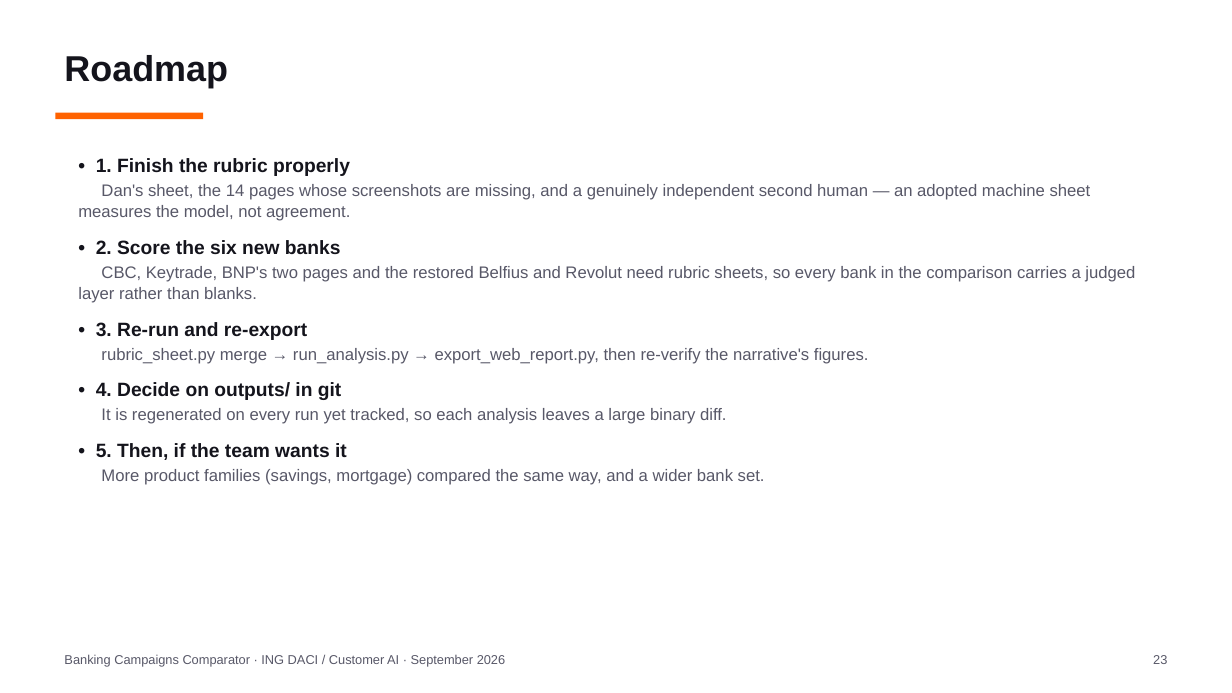
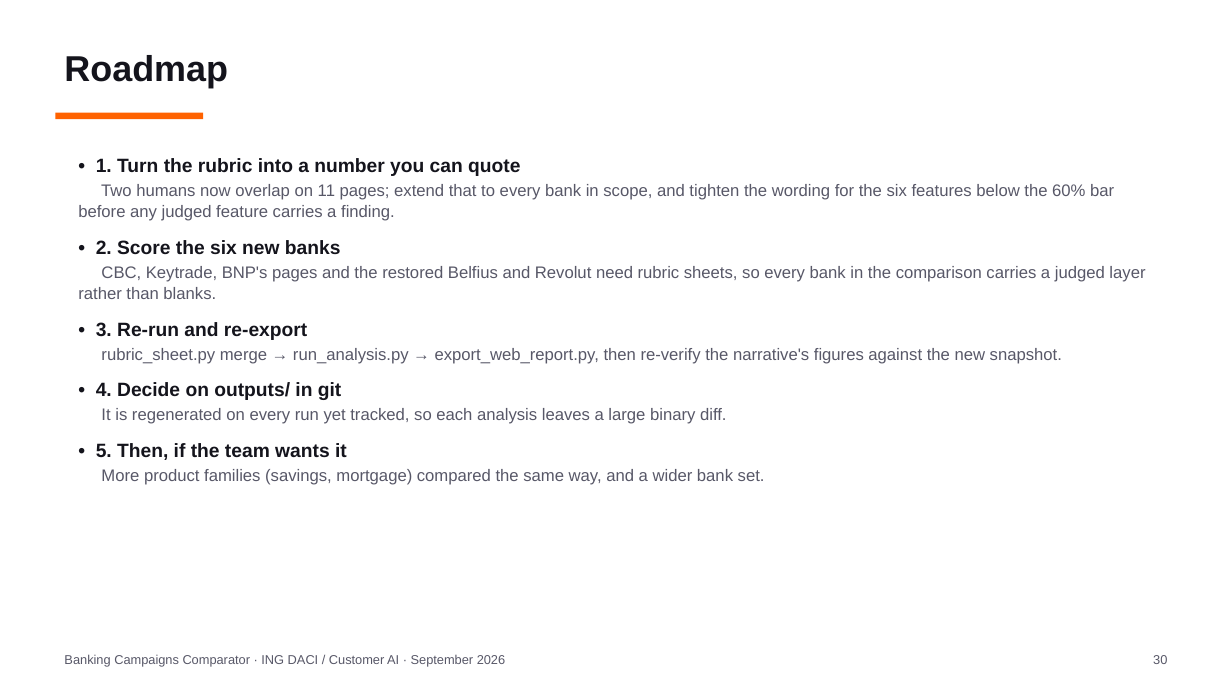
Before and after one commit to Siegried81/ing-usecase, a slide deck: slide 30 of docs/Banking_Campaigns_Comparator.pptx (slide 23 before the commit). Drawn at 1232x693 pixels with LibreOffice and Linux fonts; fonts in the diff are those of the drawing. Boxes give left, top, right and bottom in pixels: in the first picture for what was removed or moved away, otherwise in the second. Text is boxed around its words. In the diff, an @@ line names an element or a change of style, - is before the commit and + after.

```diff
--- a/docs/Banking_Campaigns_Comparator.pptx
+++ b/docs/Banking_Campaigns_Comparator.pptx
@@ text at [78, 158, 1114, 221]: text changed @@
-• 1. Finish the rubric properly
-Dan's sheet, the 14 pages whose screenshots are missing, and a genuinely independent second human — an adopted machine sheet measures the model, not agreement.
+• 1. Turn the rubric into a number you can quote
+Two humans now overlap on 11 pages; extend that to every bank in scope, and tighten the wording for the six features below the 60% bar before any judged feature carries a finding.
@@ text at [78, 266, 1145, 299]: text changed @@
-CBC, Keytrade, BNP's two pages and the restored Belfius and Revolut need rubric sheets, so every bank in the comparison carries a judged layer rather than blanks.
+CBC, Keytrade, BNP's pages and the restored Belfius and Revolut need rubric sheets, so every bank in the comparison carries a judged layer rather than blanks.
@@ text at [101, 348, 1062, 364]: text changed @@
-rubric_sheet.py merge → run_analysis.py → export_web_report.py, then re-verify the narrative's figures.
+rubric_sheet.py merge → run_analysis.py → export_web_report.py, then re-verify the narrative's figures against the new snapshot.
@@ text at [1153, 655, 1167, 664]: text changed @@
-23
+30
```
Also in this commit, not shown: 6 other slides changed, 7 slides added, 8 other files.
